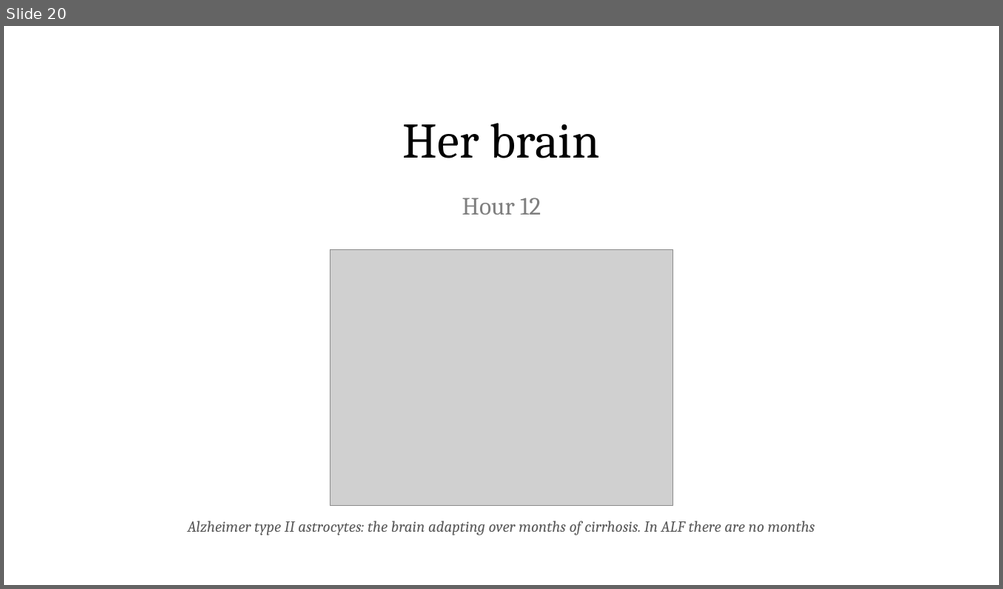
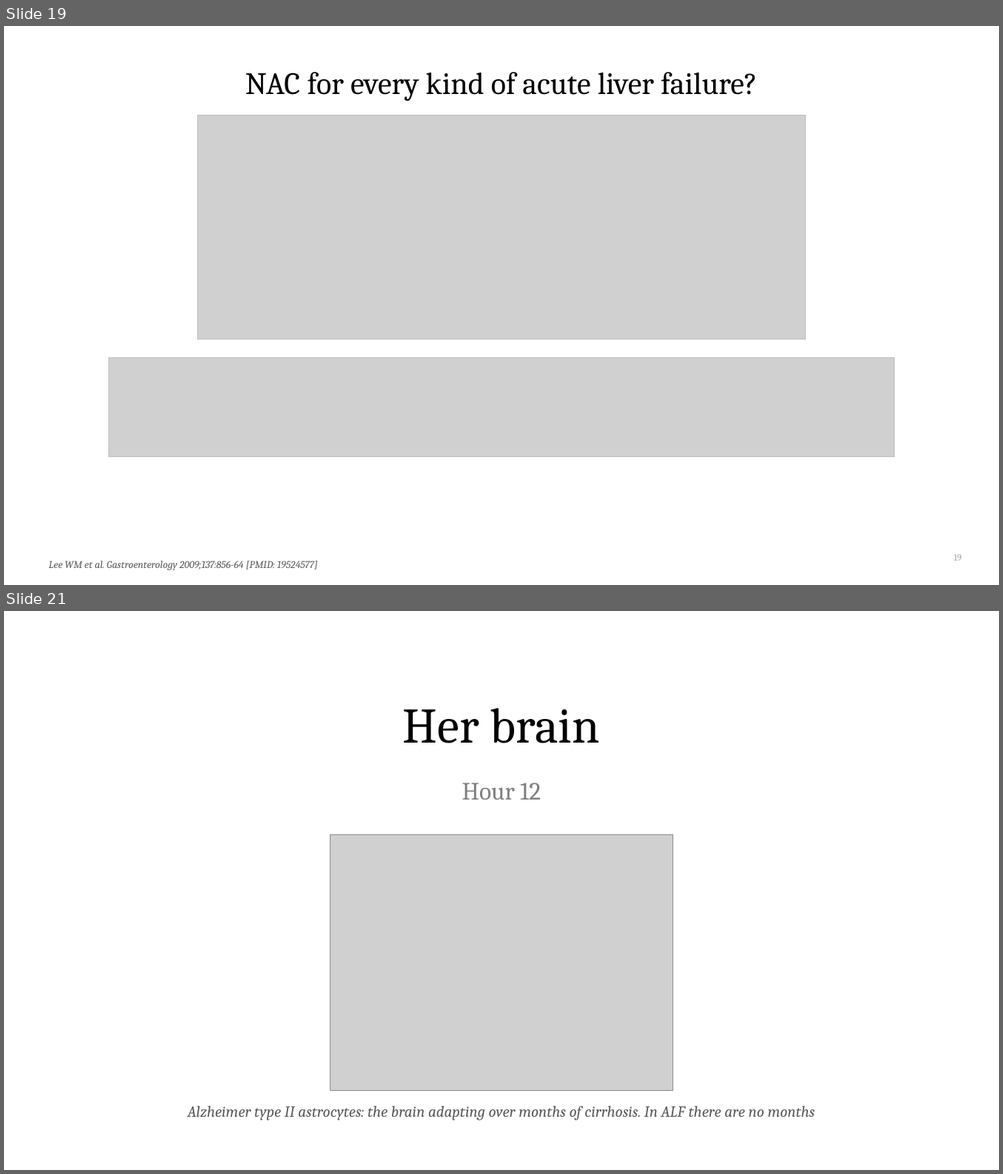
Before and after one commit to qaddodi/mohammad-almeqdadi-lectures, a slide deck: lectures/acute-liver-failure-aclf-in-icu/ALF and ACLF in the ICU.pptx. Shown one above the other, each under a label of ours: slide 20 before the commit, slides 19 and 21 after it; the slides between them are not shown. The pictures are 1003x589 and 1003x1174 pixels, drawn with LibreOffice and Linux fonts; fonts in the diff are those of the drawing; grey boxes stand for pictures. Boxes give left, top, right and bottom in pixels: in the first picture for what was removed or moved away, otherwise in the second. Text is boxed around its words. In the diff, an @@ line names an element or a change of style, - is before the commit and + after.

```diff
--- a/lectures/acute-liver-failure-aclf-in-icu/ALF and ACLF in the ICU.pptx
+++ b/lectures/acute-liver-failure-aclf-in-icu/ALF and ACLF in the ICU.pptx
@@ slide 19 added at (x1=4, y1=26, x2=999, y2=585), background #FFFFFF @@
@@ title added at (x1=245, y1=72, x2=757, y2=101), 30 pt, text #000000 @@
+NAC for every kind of acute liver failure?
@@ picture added at (x1=197, y1=116, x2=805, y2=339) @@
@@ rectangle added at (x1=197, y1=116, x2=805, y2=339), outline #BFBFBF 0.75 pt @@
@@ picture added at (x1=108, y1=358, x2=894, y2=457) @@
@@ rectangle added at (x1=108, y1=358, x2=894, y2=457), outline #BFBFBF 0.75 pt @@
@@ page number added at (x1=953, y1=555, x2=962, y2=561), 9 pt, text #A6A6A6 @@
+19
@@ text added at (x1=48, y1=561, x2=318, y2=571), 10 pt, text #595959, italic @@
+Lee WM et al. Gastroenterology 2009;137:856-64 [PMID: 19524577]
@@ what was slide 20 is now slide 21 @@
```
Also in this commit, not shown: 12 slides changed, 9 other slides added, 21 other files.
